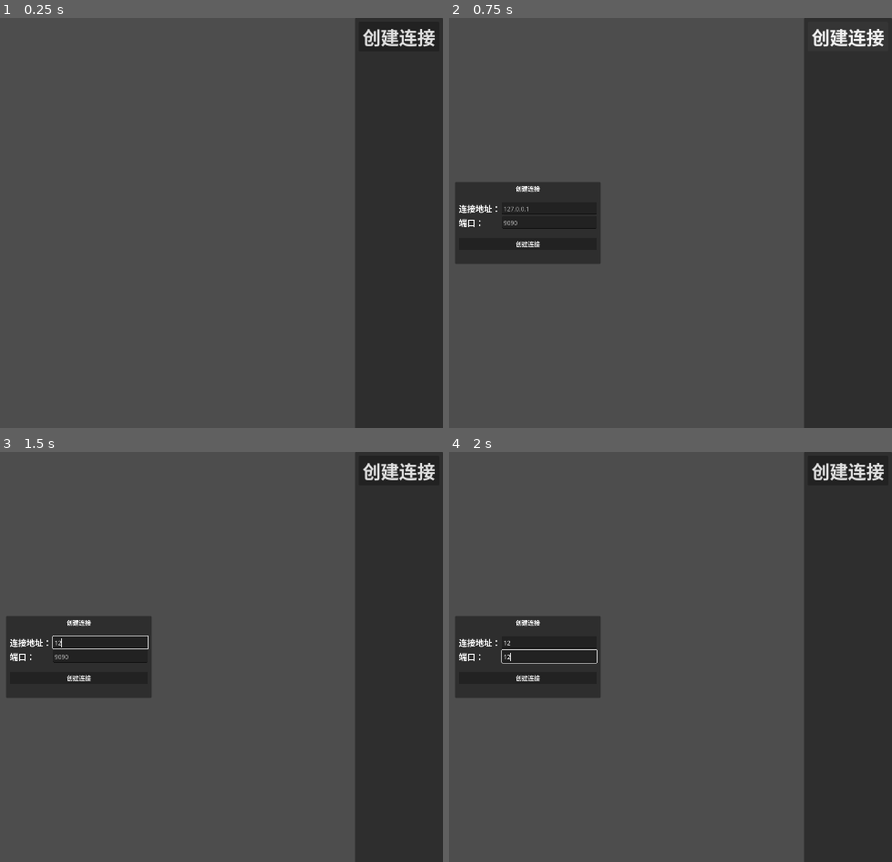
Above: before the commit, frames 1-4 (two rows, left to right).
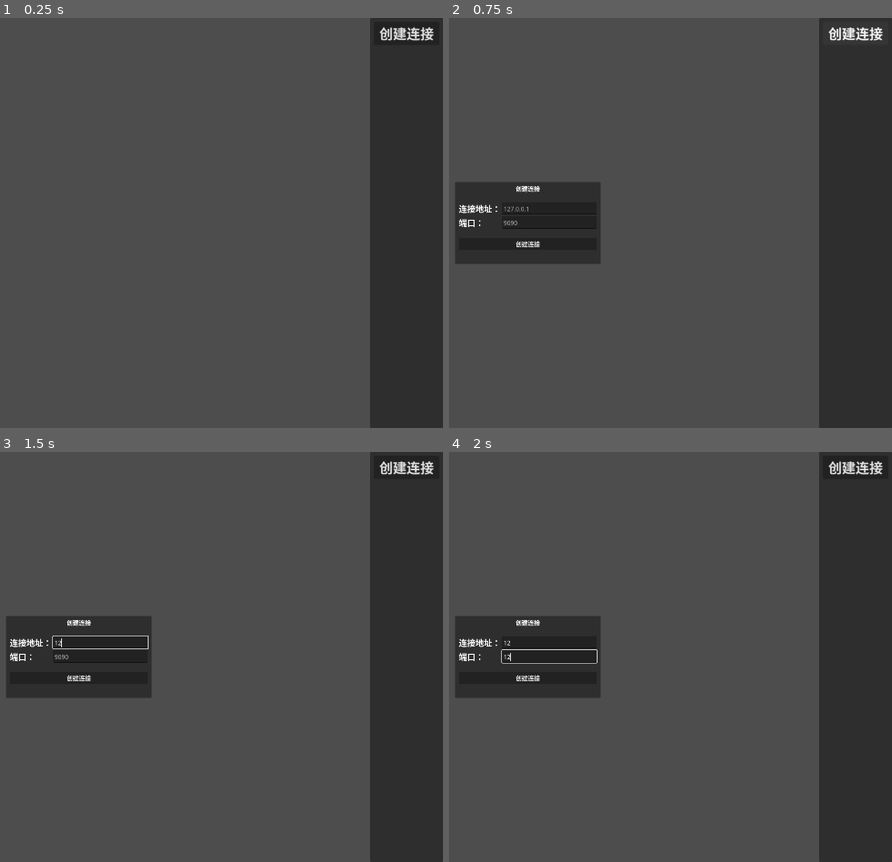
Above: after the commit, the same moments.

Repository: LYK-ce/Pictor
Game: Godot game, scene res://src/main/main.tscn
Two runs of this game, one before a commit and one after it. Both use one fixed random seed, a clock stepped at 60 frames per second and the inputs below. The project has no main scene, so this scene is started directly.
Inputs (mouse positions are in pixels of both pictures, inside the frame that each line leads up to):
- Up to frame 1 (0.25 s): no input
- Up to frame 2 (0.75 s): click "创建连接" at 0.5 s
- Up to frame 3 (1.5 s): click (101, 640) at 1.27 s; type "12" at 1.35 s
- Up to frame 4 (2 s): click (550, 657) at 1.5 s; type "12" at 1.58 s

The runs differ from the first frame. In frame 1, 3.8% of the frame differs, in the area x 80-99%, y 0-100%; in frame 2, 3.7%; in frame 3, 3.8%; in frame 4, 3.8%.

Commit message:
implement the vehicle panel

Diff:
--- /dev/null
+++ b/src/ui/WebSocket/vehicle_panel.gd
@@ -0,0 +1,16 @@
+extends PanelContainer
+
+@onready var id = $VBoxContainer/ID
+@onready var address = $VBoxContainer/Address
+@onready var pose = $VBoxContainer/Pose
+@onready var pos = $VBoxContainer/Position
+@onready var velocity = $VBoxContainer/Velocity
+
+# 更新vehicle panel使用的方法
+func Update(_id, _addres, _pose, _pos, _velocity):
+	pass
+
+
+# 按下此按钮发出断开连接信号。
+func _on_disconnect_pressed() -> void:
+	pass # Replace with function body.
--- /dev/null
+++ b/src/ui/WebSocket/vehicle_panel.tscn
@@ -0,0 +1,35 @@
+[gd_scene format=3 uid="uid://efvoq3fxd1ha"]
+
+[ext_resource type="Script" uid="uid://dr12fimj4x38e" path="res://src/ui/WebSocket/vehicle_panel.gd" id="1_i6pk3"]
+
+[node name="Vehicle_Panel" type="PanelContainer" unique_id=1427358211]
+script = ExtResource("1_i6pk3")
+
+[node name="VBoxContainer" type="VBoxContainer" parent="." unique_id=1682788166]
+layout_mode = 2
+
+[node name="ID" type="Label" parent="VBoxContainer" unique_id=533402162]
+layout_mode = 2
+text = "小车ID"
+
+[node name="Address" type="Label" parent="VBoxContainer" unique_id=697655462]
+layout_mode = 2
+text = "网络地址"
+
+[node name="Pose" type="Label" parent="VBoxContainer" unique_id=120379300]
+layout_mode = 2
+text = "位姿"
+
+[node name="Position" type="Label" parent="VBoxContainer" unique_id=1299148862]
+layout_mode = 2
+text = "位置"
+
+[node name="Velocity" type="Label" parent="VBoxContainer" unique_id=345460138]
+layout_mode = 2
+text = "速度"
+
+[node name="Disconnect" type="Button" parent="VBoxContainer" unique_id=942960844]
+layout_mode = 2
+text = "断开连接"
+
+[connection signal="pressed" from="VBoxContainer/Disconnect" to="." method="_on_disconnect_pressed"]
--- a/src/ui/WebSocket/websocket_menu.gd
+++ b/src/ui/WebSocket/websocket_menu.gd
@@ -5,6 +5,7 @@
 ## WebSocketMenu — Connect 按钮，弹出 CreationMenu
 
 @export var creation_menu_scene: PackedScene
+@export var vehicle_panel_scene: PackedScene
 var _creation_menu: Control = null
 
 
--- a/src/ui/WebSocket/websocket_menu.tscn
+++ b/src/ui/WebSocket/websocket_menu.tscn
@@ -2,17 +2,17 @@
 
 [ext_resource type="Script" uid="uid://mgvfiw10b8qp" path="res://src/ui/WebSocket/websocket_menu.gd" id="1_2jwkf"]
 [ext_resource type="PackedScene" uid="uid://0u6e3bgotaeb" path="res://src/ui/WebSocket/web_socket_creation_menu.tscn" id="2_nspd6"]
+[ext_resource type="PackedScene" uid="uid://efvoq3fxd1ha" path="res://src/ui/WebSocket/vehicle_panel.tscn" id="3_h0dak"]
 
 [node name="WebsocketMenu" type="Control" unique_id=313005512]
 layout_mode = 3
 anchor_left = 0.9
 anchor_right = 1.0
 anchor_bottom = 1.0
-offset_left = -40.0
-offset_bottom = 40.0
 grow_horizontal = 0
 script = ExtResource("1_2jwkf")
 creation_menu_scene = ExtResource("2_nspd6")
+vehicle_panel_scene = ExtResource("3_h0dak")
 
 [node name="PanelContainer" type="PanelContainer" parent="." unique_id=148020760]
 layout_mode = 1
@@ -34,7 +34,17 @@
 
 [node name="Connect" type="Button" parent="PanelContainer/MarginContainer/VBoxContainer" unique_id=1037317155]
 layout_mode = 2
-theme_override_font_sizes/font_size = 48
+theme_override_font_sizes/font_size = 36
 text = "创建连接"
 
+[node name="ScrollContainer" type="ScrollContainer" parent="PanelContainer/MarginContainer/VBoxContainer" unique_id=1353595382]
+layout_mode = 2
+size_flags_vertical = 3
+
+[node name="VBoxContainer" type="VBoxContainer" parent="PanelContainer/MarginContainer/VBoxContainer/ScrollContainer" unique_id=372793261]
+layout_mode = 2
+size_flags_horizontal = 3
+size_flags_vertical = 3
+theme_override_constants/separation = 4
+
 [connection signal="pressed" from="PanelContainer/MarginContainer/VBoxContainer/Connect" to="." method="_on_connect_pressed"]
Not shown, added: src/ui/WebSocket/vehicle_panel.gd.uid
